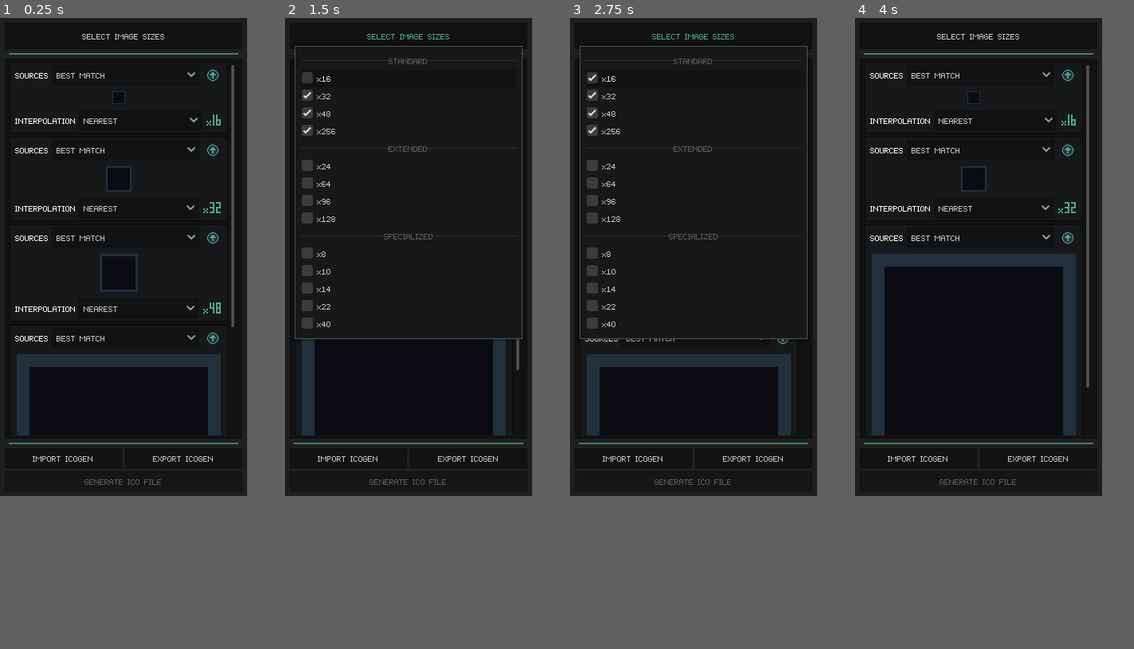
Above: before the commit, frames 1-4 (left to right).
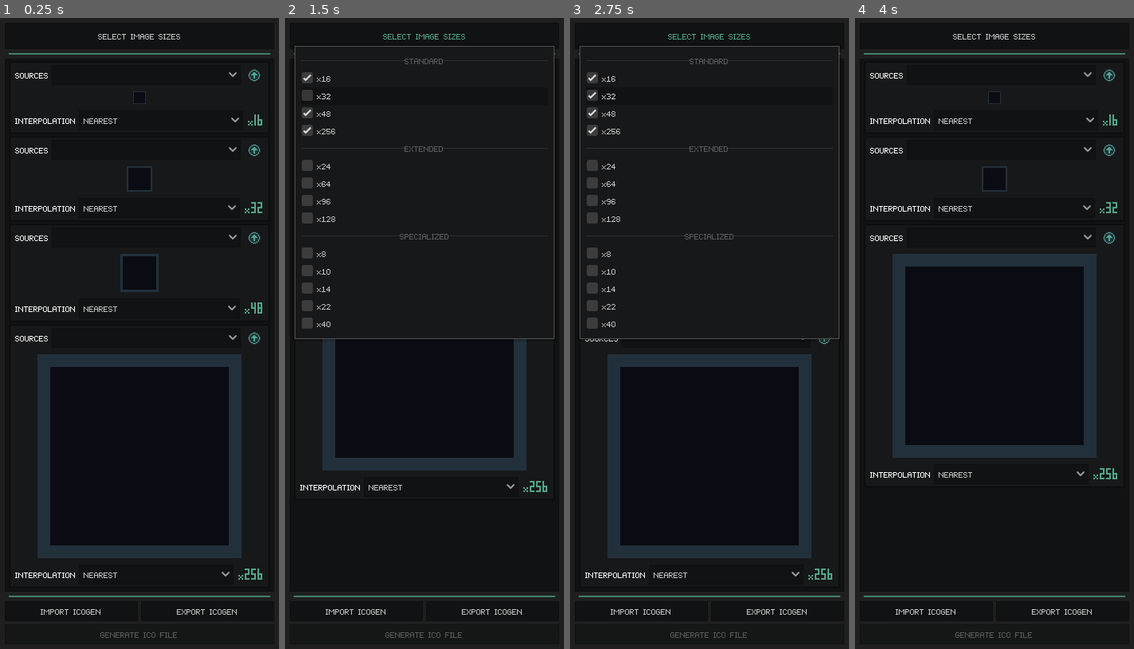
Above: after the commit, the same moments.

Repository: RabbitB/ICOGen
Game: Godot game, scene res://ui_elements/main/main_ui.tscn
The game is run twice, just before and just after one commit, with the same random seed, the same clock (stepped at 60 frames per second) and the same inputs.
Inputs (mouse positions are in pixels of both pictures, inside the frame that each line leads up to):
- Up to frame 1 (0.25 s): no input
- Up to frame 2 (1.5 s): click "SELECT IMAGE SIZES" at 0.5 s; click (410, 74) at 1.25 s, where only the run before the commit has a clickable "BEST MATCH"
- Up to frame 3 (2.75 s): click (782, 74) at 2.02 s
- Up to frame 4 (4 s): click "NEAREST" at 2.75 s; click "IMPORT ICOGEN" at 3.5 s
The window is 310x600 before the commit and 350x792 after it. Grey fills any space a smaller window leaves; there, only what the larger window draws over its background counts as a difference.

The runs differ from the first frame. In frame 1, 8.7% of the frame differs, in the area x 3-97%, y 2-99%; in frame 2, 6.3%; in frame 3, 7.2%; in frame 4, 9.3%.

Commit message:
Better tracking of changes to ICO data

Diff:
--- a/Project/project.godot
+++ b/Project/project.godot
@@ -79,7 +79,8 @@
 
 [display]
 
-window/size/width=310
+window/size/width=350
+window/size/height=792
 window/dpi/allow_hidpi=true
 
 [editor_plugins]
--- a/Project/ui_elements/image_entry/sources/sources.gd
+++ b/Project/ui_elements/image_entry/sources/sources.gd
@@ -22,6 +22,13 @@
 			ICOGen.get_active_data(),
 			self,
 			"_on_source_changed")
+
+# warning-ignore:return_value_discarded
+	ICOGen.get_signal_relay().connect_relay(
+			"source_override_changed",
+			ICOGen.get_active_data(),
+			self,
+			"_on_source_override_changed")
 
 
 func _update_options() -> void:
@@ -119,3 +126,8 @@
 func _on_source_changed(_for_size: int, _source: Object) -> void:
 	_update_options()
 	_update_file_buttons()
+
+
+func _on_source_override_changed(for_size: int, _source: Object) -> void:
+	var options_idx: int = _options.get_item_index(for_size)
+	_options.select(options_idx)
--- a/Project/ui_elements/image_entry/sources/sources.tscn
+++ b/Project/ui_elements/image_entry/sources/sources.tscn
@@ -29,7 +29,7 @@
 
 [node name="Options" type="OptionButton" parent="."]
 margin_left = 62.0
-margin_right = 281.0
+margin_right = 321.0
 margin_bottom = 25.0
 size_flags_horizontal = 3
 text = "BEST MATCH"
@@ -38,8 +38,8 @@
 selected = 0
 
 [node name="SelectFile" type="TextureButton" parent="."]
-margin_left = 285.0
-margin_right = 310.0
+margin_left = 325.0
+margin_right = 350.0
 margin_bottom = 25.0
 rect_min_size = Vector2( 25, 25 )
 hint_tooltip = "SELECT AN IMAGE"
@@ -86,6 +86,7 @@
 __meta__ = {
 "_edit_use_anchors_": false
 }
+config_identifier = "image_source_file_dlg"
 
 [connection signal="item_selected" from="Options" to="." method="_on_Options_item_selected"]
 [connection signal="pressed" from="SelectFile" to="." method="_on_SelectFile_pressed"]
--- a/Project/ui_elements/size_selector/size_selector.gd
+++ b/Project/ui_elements/size_selector/size_selector.gd
@@ -17,6 +17,14 @@
 	_select_default_items()
 
 
+func set_checked(id: int, checked: bool) -> void:
+	var idx: int = _menu.get_item_index(id)
+
+	if _menu.is_item_checkable(idx):
+		_menu.set_item_checked(idx, checked)
+		emit_signal("image_sizes_changed", id, checked)
+
+
 func get_checked() -> Array:
 	var checked_sizes: Array = []
 	for idx in _menu.get_item_count():
@@ -24,6 +32,13 @@
 			checked_sizes.append(_menu.get_item_id(idx))
 
 	return checked_sizes
+
+
+func uncheck_all() -> void:
+	for idx in _menu.get_item_count():
+		if _menu.is_item_checked(idx) && _menu.is_item_checkable(idx):
+			_menu.set_item_checked(idx, false)
+			emit_signal("image_sizes_changed", _menu.get_item_id(idx), false)
 
 
 func _setup_menu_btn() -> void:
